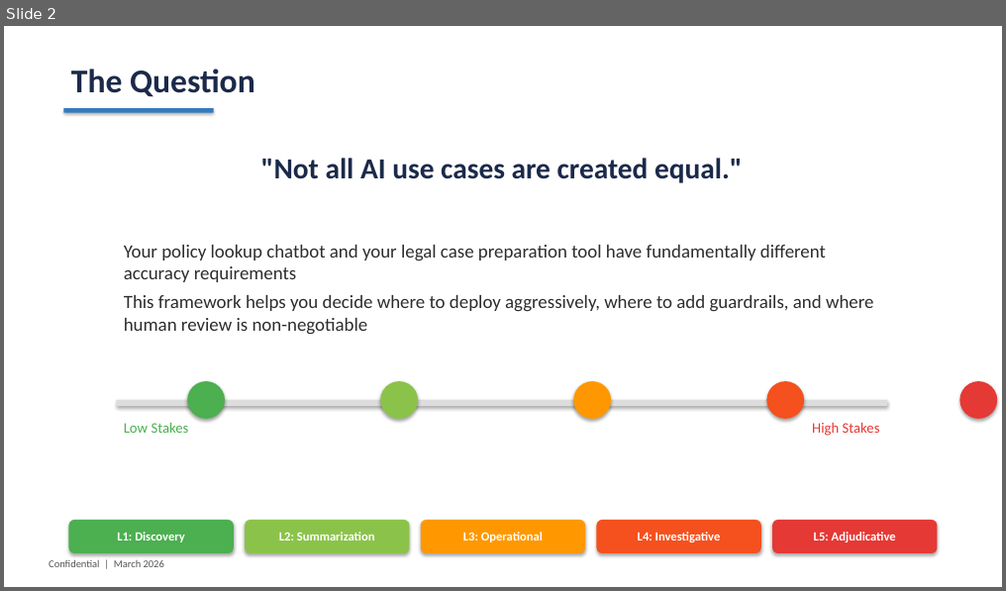
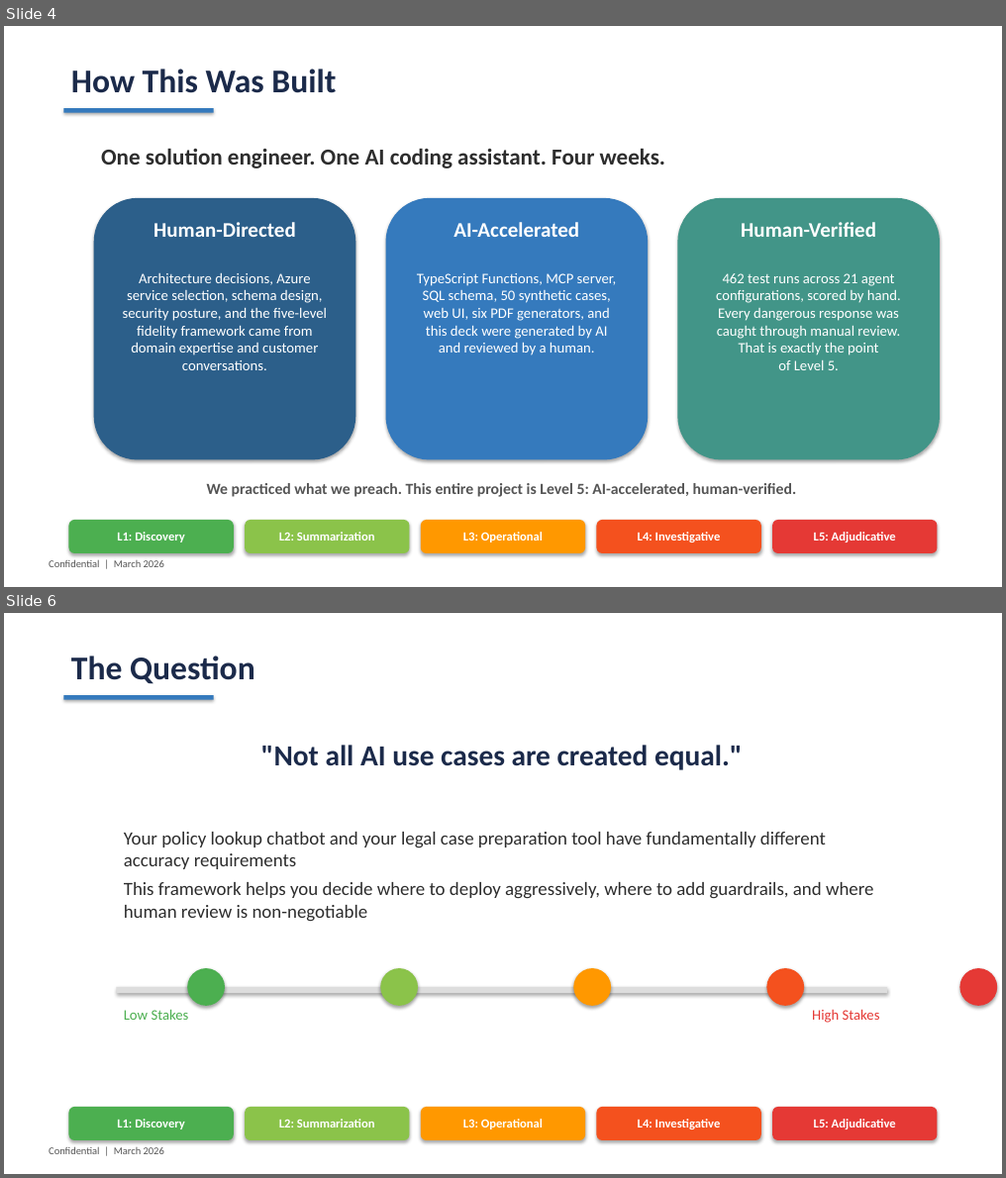
Before and after one commit to pogorman/dss-legal-case-agent, a slide deck: decks/agent-fidelity-spectrum.pptx. Shown one above the other, each under a label of ours: slide 2 before the commit, slides 4 and 6 after it; the slides between them are not shown. The pictures are 1006x591 and 1006x1178 pixels, drawn with LibreOffice and Linux fonts; fonts in the diff are those of the drawing. Boxes give left, top, right and bottom in pixels: in the first picture for what was removed or moved away, otherwise in the second. Text is boxed around its words. In the diff, an @@ line names an element or a change of style, - is before the commit and + after.

```diff
--- a/decks/agent-fidelity-spectrum.pptx
+++ b/decks/agent-fidelity-spectrum.pptx
@@ slide 4 added at (4,26,1002,587), background #FFFFFF @@
@@ text added at (71,69,336,93), 32 pt, text #1B2A4A, bold @@
+How This Was Built
@@ rectangle added at (63,108,214,113), fill #357ABD @@
@@ text added at (101,148,665,169), 22 pt, text #2D2D2D, bold @@
+One solution engineer. One AI coding assistant. Four weeks.
@@ rounded rectangle added at (94,198,355,461), fill #2C5F8A @@
@@ rounded rectangle added at (386,198,648,461), fill #357ABD @@
@@ rounded rectangle added at (678,198,940,461), fill #429588 @@
@@ text added at (153,222,296,237), 20 pt, text #FFFFFF, bold @@
+Human-Directed
@@ text added at (453,222,579,237), 20 pt, text #FFFFFF, bold @@
+AI-Accelerated
@@ text added at (741,222,876,237), 20 pt, text #FFFFFF, bold @@
+Human-Verified
@@ text added at (123,273,327,371), 14 pt, text #FFFFFF @@
+Architecture decisions, Azure
+service selection, schema design,
+security posture, and the five-level
+fidelity framework came from
+domain expertise and customer
+conversations.
@@ text added at (417,274,617,356), 14 pt, text #FFFFFF @@
+TypeScript Functions, MCP server,
+SQL schema, 50 synthetic cases,
+web UI, six PDF generators, and
+this deck were generated by AI
+and reviewed by a human.
@@ text added at (716,274,901,371), 14 pt, text #FFFFFF @@
+462 test runs across 21 agent
+configurations, scored by hand.
+Every dangerous response was
+caught through manual review.
+That is exactly the point
+of Level 5.
@@ text added at (207,483,797,497), 15 pt, text #555555, bold @@
+We practiced what we preach. This entire project is Level 5: AI-accelerated, human-verified.
@@ rounded rectangle added at (69,520,234,554), fill #4CAF50, 12 pt, text #FFFFFF, bold @@
+L1: Discovery
@@ rounded rectangle added at (245,520,410,554), fill #8BC34A, 12 pt, text #FFFFFF, bold @@
+L2: Summarization
@@ rounded rectangle added at (421,520,586,554), fill #FF9800, 12 pt, text #FFFFFF, bold @@
+L3: Operational
@@ rounded rectangle added at (597,520,761,554), fill #F4511E, 12 pt, text #FFFFFF, bold @@
+L4: Investigative
@@ rounded rectangle added at (773,520,938,554), fill #E53935, 12 pt, text #FFFFFF, bold @@
+L5: Adjudicative
@@ text added at (49,560,164,568), 10 pt, text #555555 @@
+Confidential | March 2026
@@ what was slide 2 is now slide 6 @@
```
Also in this commit, not shown: 5 slides changed, 4 other slides added, 11 other files.
